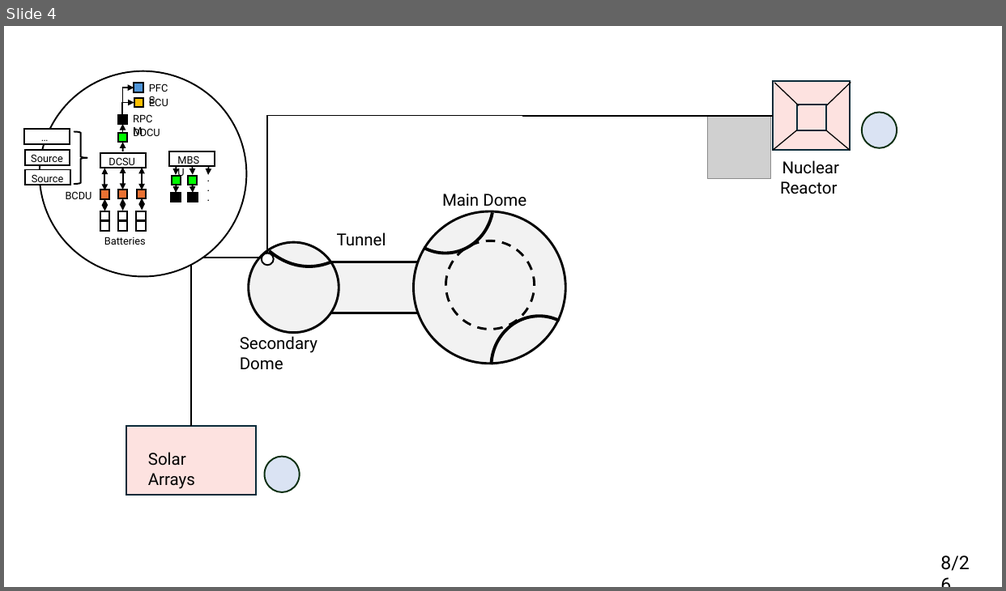
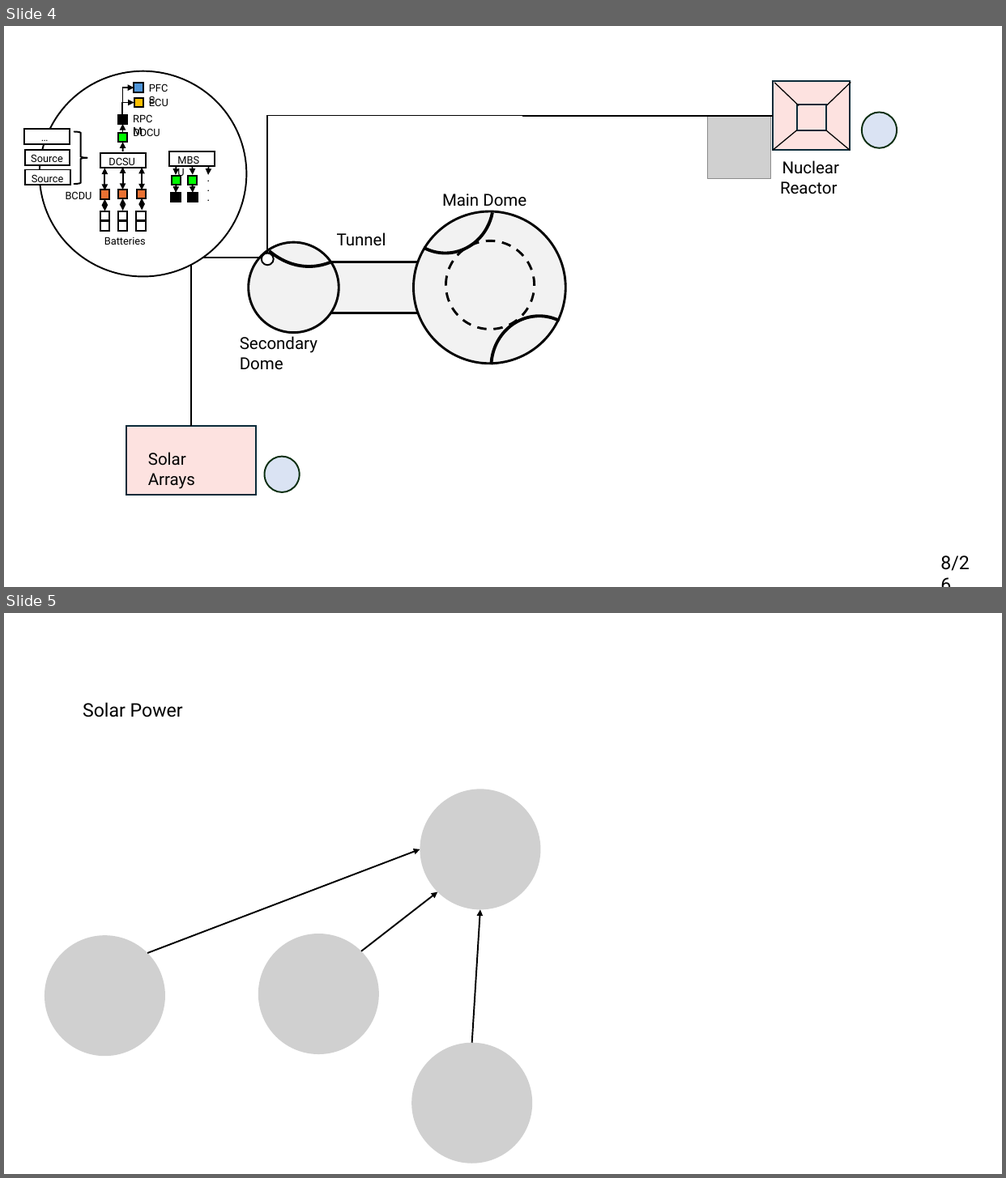
Before and after one commit to rashijainx/cdcm_habitatmodel, a slide deck: Documentation/CDCM Diagrams .pptx. Shown one above the other, each under a label of ours: slide 4 before the commit, slides 4 and 5 after it. The pictures are 1006x591 and 1006x1178 pixels, drawn with LibreOffice and Linux fonts; fonts in the diff are those of the drawing; grey boxes stand for pictures. Boxes give left, top, right and bottom in pixels: in the first picture for what was removed or moved away, otherwise in the second. Text is boxed around its words. In the diff, an @@ line names an element or a change of style, - is before the commit and + after.

Commit message:
updated solar panel file

```diff
--- a/Documentation/CDCM Diagrams .pptx
+++ b/Documentation/CDCM Diagrams .pptx
@@ slide 5 added at [4,613,1002,1174], background #FFFFFF @@
@@ text added at [83,702,183,717], 18 pt, text #000000 @@
+Solar Power
@@ picture added at [420,789,541,909] @@
@@ arrow added from (147, 954) to (420, 850), #000000 1.5 pt @@
@@ arrow added from (361, 952) to (437, 892), #000000 1.5 pt @@
@@ arrow added from (472, 1043) to (480, 910), #000000 1.5 pt @@
@@ picture added at [44,935,165,1056] @@
@@ picture added at [258,934,379,1054] @@
@@ picture added at [412,1043,533,1163] @@
```
Also in this commit, not shown: 8 other files.
